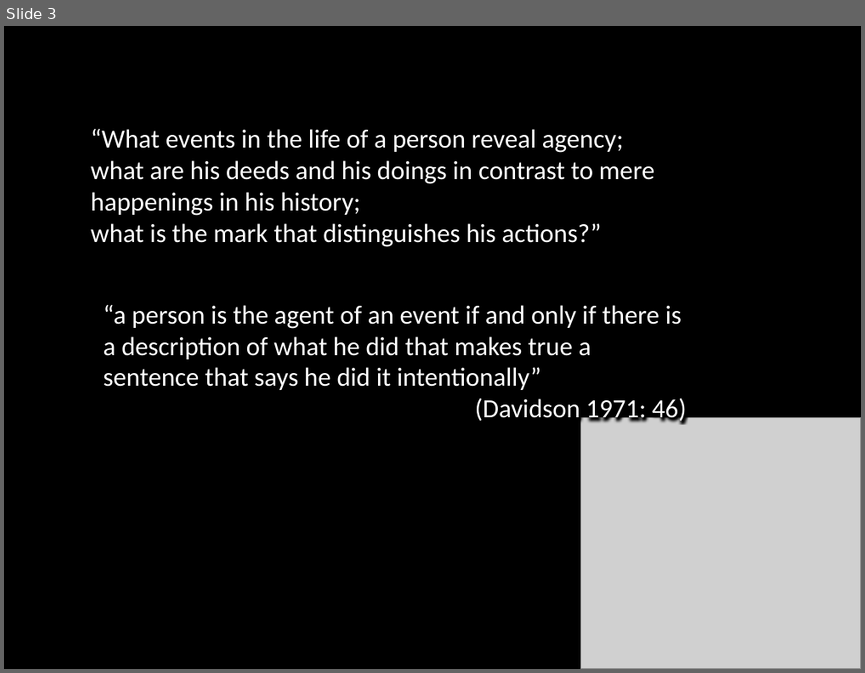
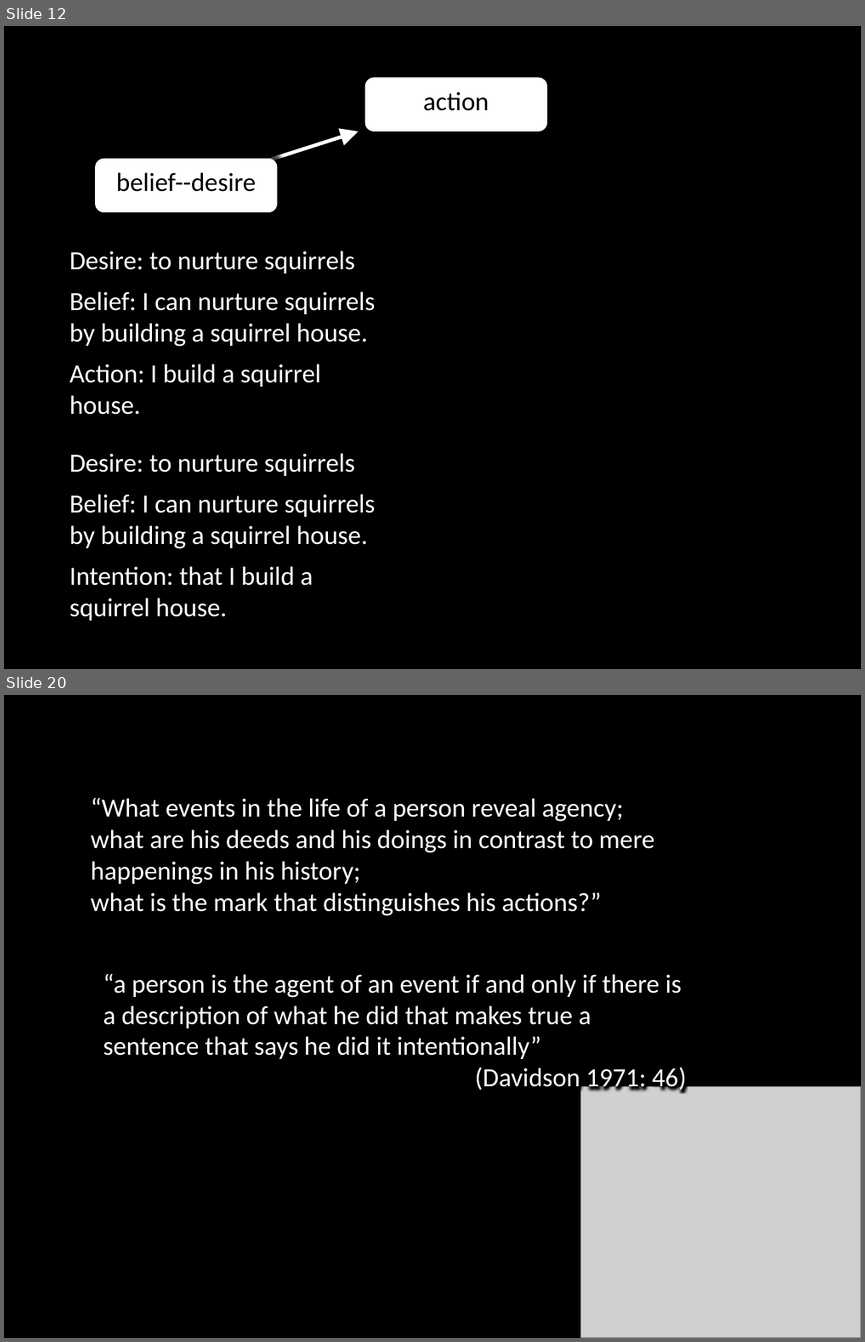
Before and after one commit to butterfill/lecture_mindreading_joint_action_philosophical_tools, a slide deck: lecture05 actions intentions goals/lecture05.ppt.pptx. Shown one above the other, each under a label of ours: slide 3 before the commit, slides 12 and 20 after it; the slides between them are not shown. The pictures are 865x673 and 865x1342 pixels, drawn with LibreOffice and Linux fonts; fonts in the diff are those of the drawing; grey boxes stand for pictures. Boxes give left, top, right and bottom in pixels: in the first picture for what was removed or moved away, otherwise in the second. Text is boxed around its words. In the diff, an @@ line names an element or a change of style, - is before the commit and + after.

```diff
--- a/lecture05 actions intentions goals/lecture05.ppt.pptx
+++ b/lecture05 actions intentions goals/lecture05.ppt.pptx
@@ slide 12 added at (4, 26, 861, 669), background #000000 @@
@@ rounded rectangle added at (364, 77, 547, 131), fill #FFFFFF, 22 pt, text #000000 @@
+action
@@ arrow added from (190, 185) to (358, 131), #FFFFFF 3 pt @@
@@ rounded rectangle added at (95, 159, 278, 213), fill #FFFFFF, 22 pt, text #000000 @@
+belief--desire
@@ text added at (69, 250, 375, 414), 22 pt, text #FFFFFF @@
+Desire: to nurture squirrels
+Belief: I can nurture squirrels by building a squirrel house.
+Action: I build a squirrel house.
@@ text added at (69, 453, 375, 620), 22 pt, text #FFFFFF @@
+Desire: to nurture squirrels
+Belief: I can nurture squirrels by building a squirrel house.
+Intention: that I build a squirrel house.
@@ what was slide 3 is now slide 20 @@
```
Also in this commit, not shown: 2 slides changed, 17 other slides added, 2 other files.
